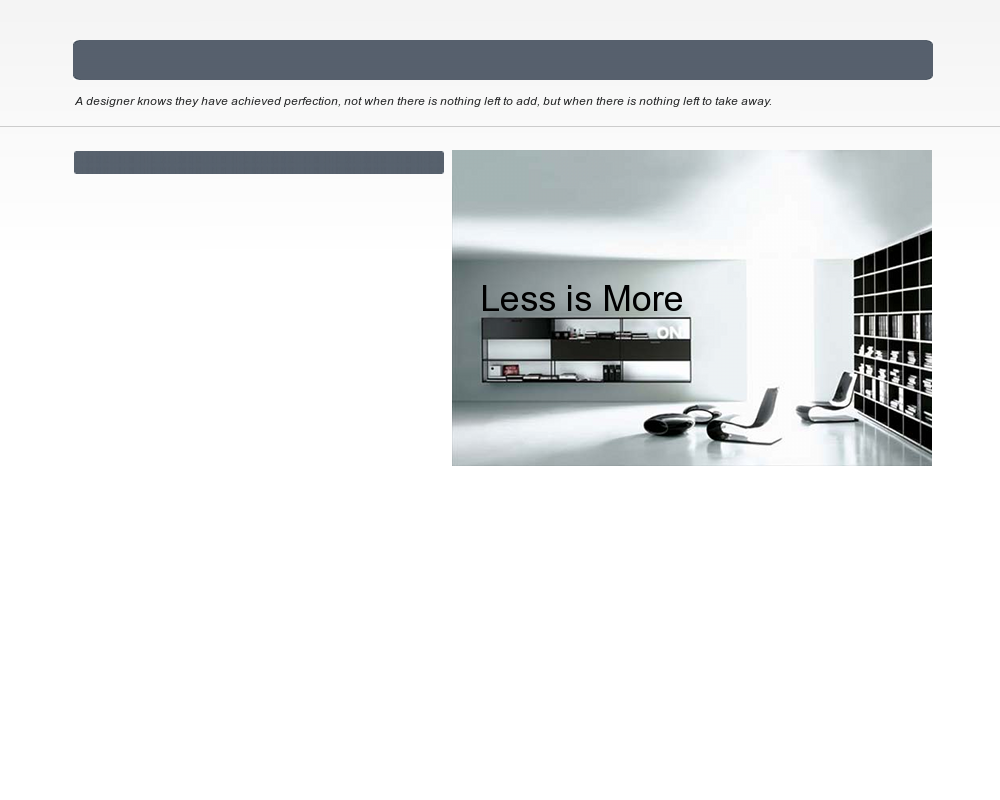
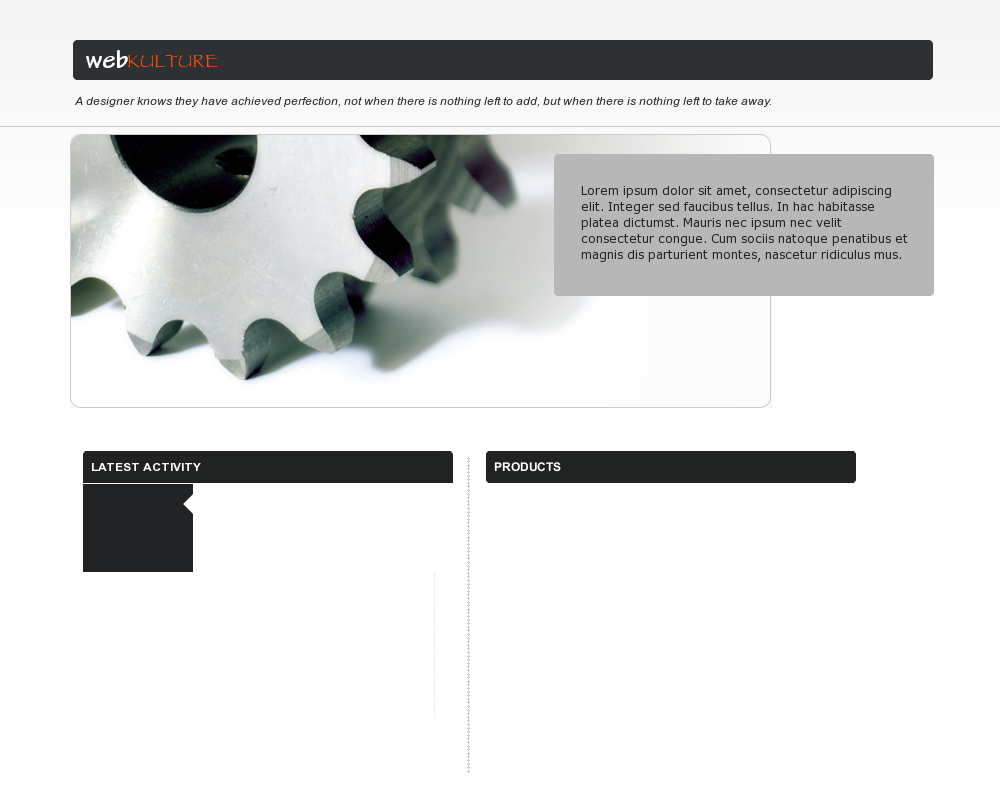
Two versions of the same layered image (1000x800). Layer-by-layer changes:
added layer "Lorem ipsum dolor sit amet, co...#1" above "item.png" over (581, 186, 908, 262)
added layer "PRODUCTS" above "home_text" over (494, 462, 561, 472)
added layer "home_text" above "activity_right" over (554, 154, 934, 296)
added layer "activity_left" above "LATEST ACTIVITY" over (83, 484, 193, 572)
added layer "LATEST ACTIVITY" above "sect_bg2 copy" over (93, 463, 201, 471)
added layer "sect_bg2 copy" above "sect_bg2" over (83, 451, 453, 483)
added layer "sect_bg2" above "HeaderSupport_02.jpg" over (486, 451, 856, 483)
added layer "HeaderSupport_02.jpg" above "activity_border" over (70, 134, 772, 408)
added layer "activity_border" above "Recent Activity" over (433, 457, 470, 773)
hid "Black-White-Minimalist-Furniture-1.jpg" over (452, 150, 932, 466)
added layer "KULTURE" above "web" over (128, 54, 218, 68)
added layer "web" above "Lorem ipsum dolor sit amet, co..." over (86, 50, 128, 68)
renamed "less_is_more" to "sect_header", hid it, painted on it over (74, 151, 451, 468)
added layer "header_bg2" above "header_bg.png" over (73, 40, 933, 80)
hid "header_bg.png" over (73, 40, 933, 80)
